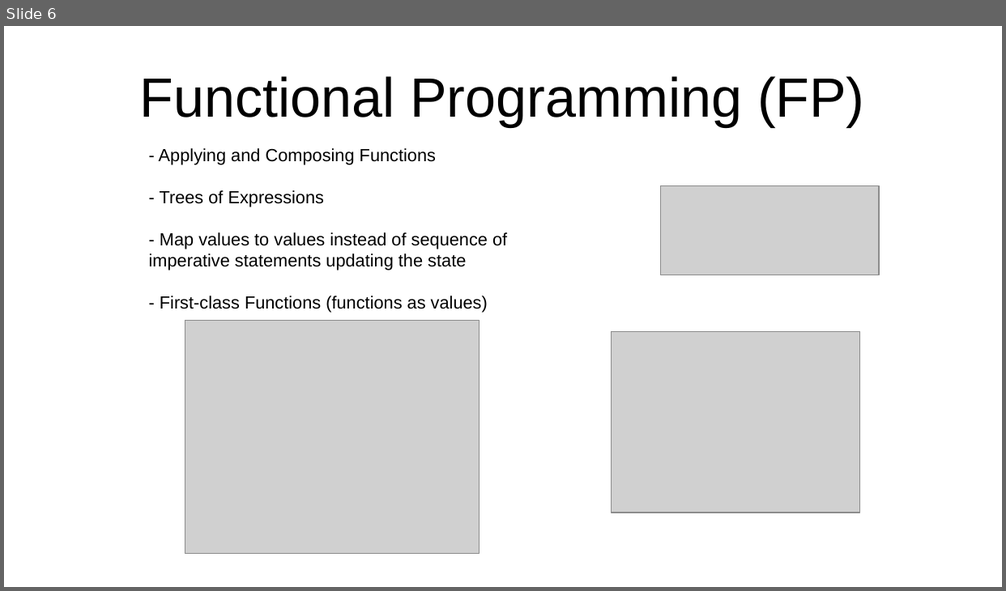
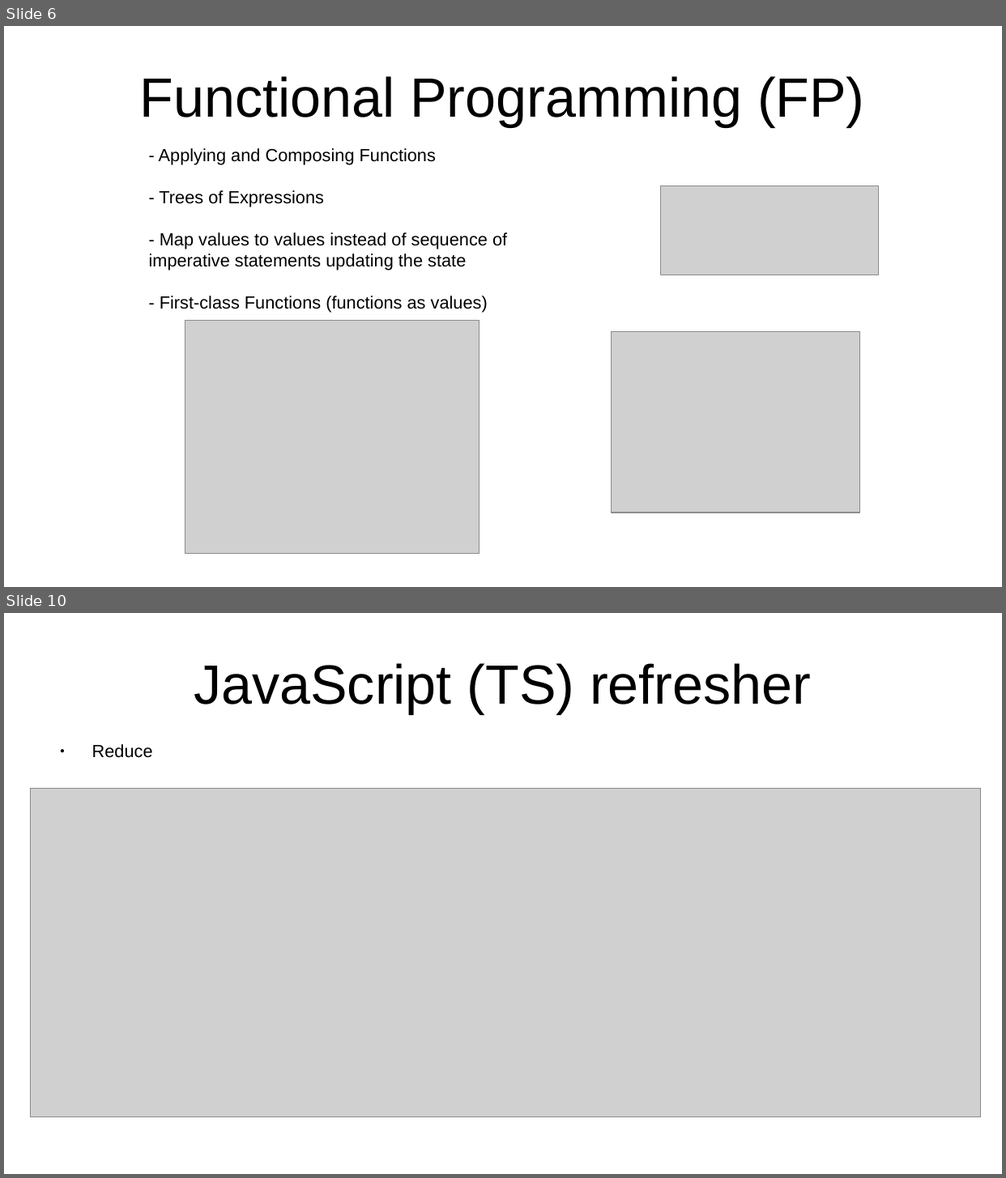
Before and after one commit to marcus-yeagle/react-tutorial, a slide deck: React 101.pptx. Shown one above the other, each under a label of ours: slide 6 before the commit, slides 6 and 10 after it; the slides between them are not shown. The pictures are 1006x591 and 1006x1178 pixels, drawn with LibreOffice and Linux fonts; fonts in the diff are those of the drawing; grey boxes stand for pictures. Boxes give left, top, right and bottom in pixels: in the first picture for what was removed or moved away, otherwise in the second. Text is boxed around its words. In the diff, an @@ line names an element or a change of style, - is before the commit and + after.

```diff
--- a/React 101.pptx
+++ b/React 101.pptx
@@ slide 10 added at [4,613,1002,1174], background #FFFFFF @@
@@ title added at [194,663,811,714], 44 pt, text #000000 @@
+JavaScript (TS) refresher
@@ text added at [92,744,153,758], 14 pt, text #000000 @@
+● Reduce
@@ picture added at [30,789,981,1118] @@
```
Also in this commit, not shown: 2 other slides added, 2 other files.
